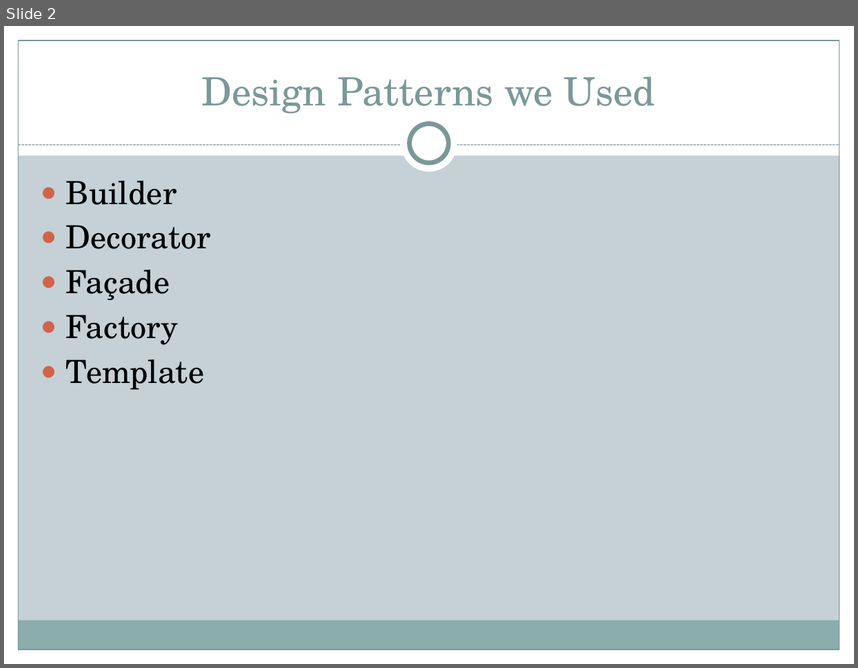
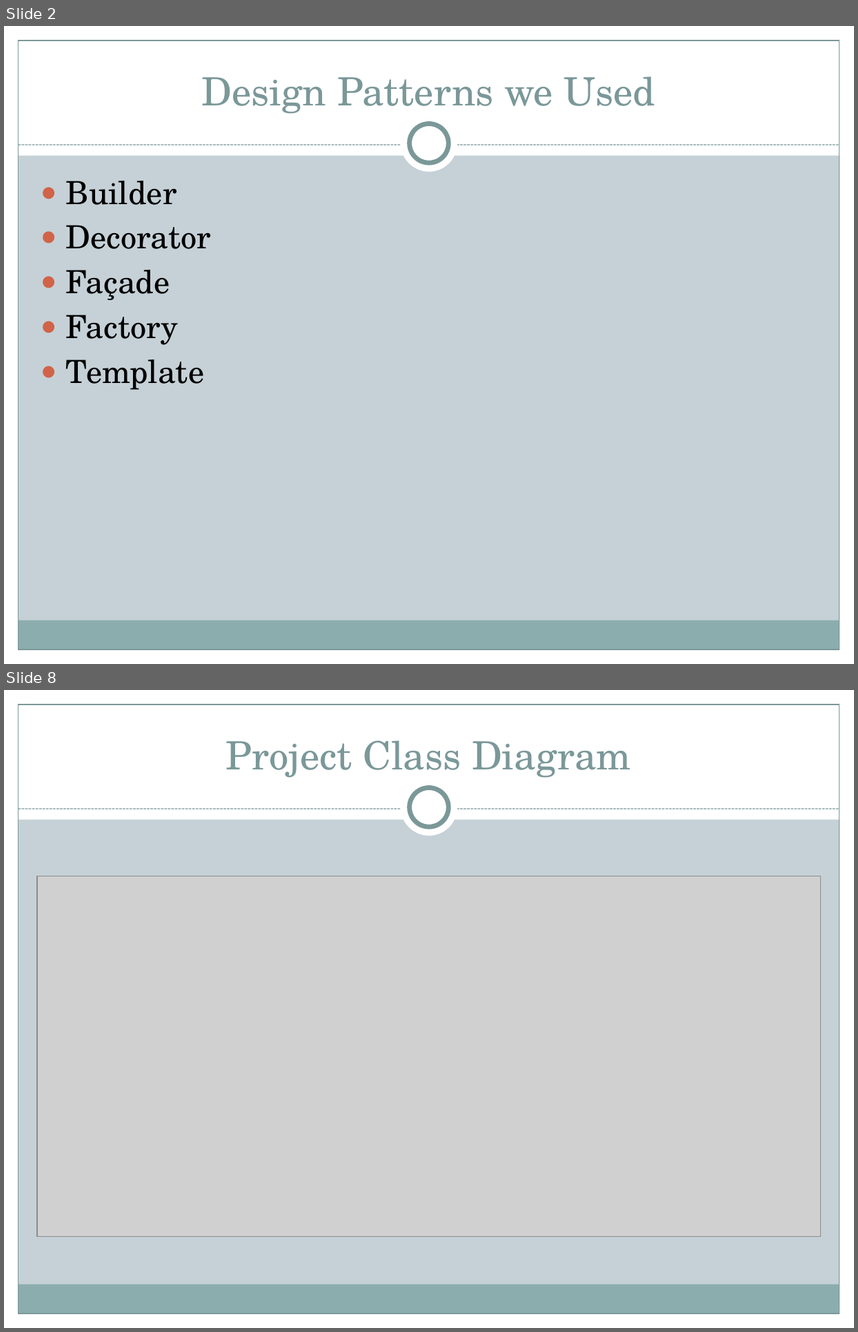
Before and after one commit to Wtfunqt/Design-Patterns-Assignment, a slide deck: Jan's food place.pptx. Shown one above the other, each under a label of ours: slide 2 before the commit, slides 2 and 8 after it; the slides between them are not shown. The pictures are 858x668 and 858x1332 pixels, drawn with LibreOffice and Linux fonts; fonts in the diff are those of the drawing; grey boxes stand for pictures. Boxes give left, top, right and bottom in pixels: in the first picture for what was removed or moved away, otherwise in the second. Text is boxed around its words. In the diff, an @@ line names an element or a change of style, - is before the commit and + after.

```diff
--- a/Jan's food place.pptx
+++ b/Jan's food place.pptx
@@ slide 8 added at box(4, 690, 854, 1328), background #C5D1D7; not listed: 9 template elements that a slide beside it also shows @@
@@ title added at box(226, 740, 631, 778), 33 pt, text #7C999A @@
+Project Class Diagram
@@ picture added at box(37, 876, 821, 1236) @@
```
Also in this commit, not shown: 5 slides changed, 1 other file.
